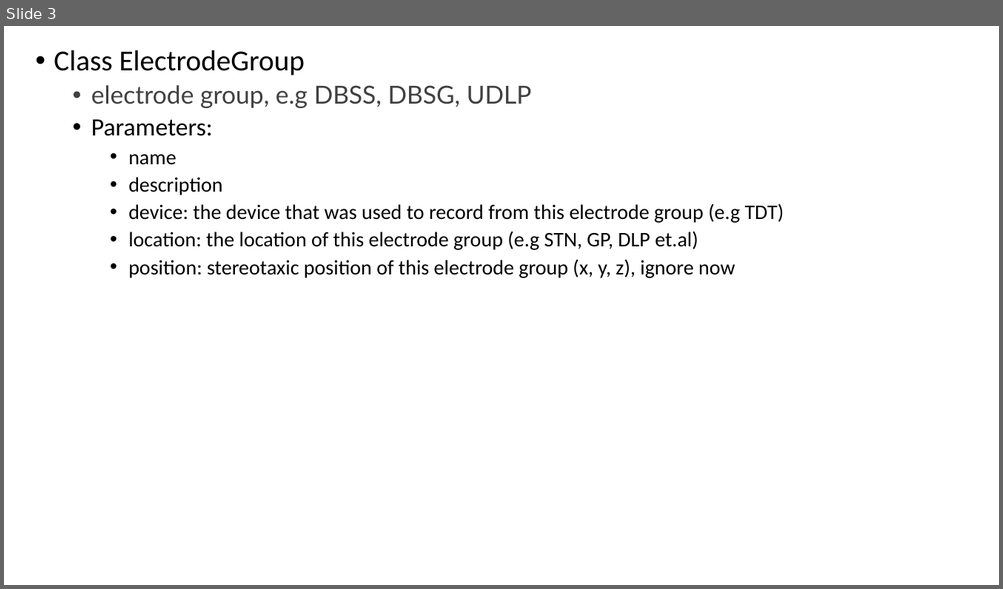
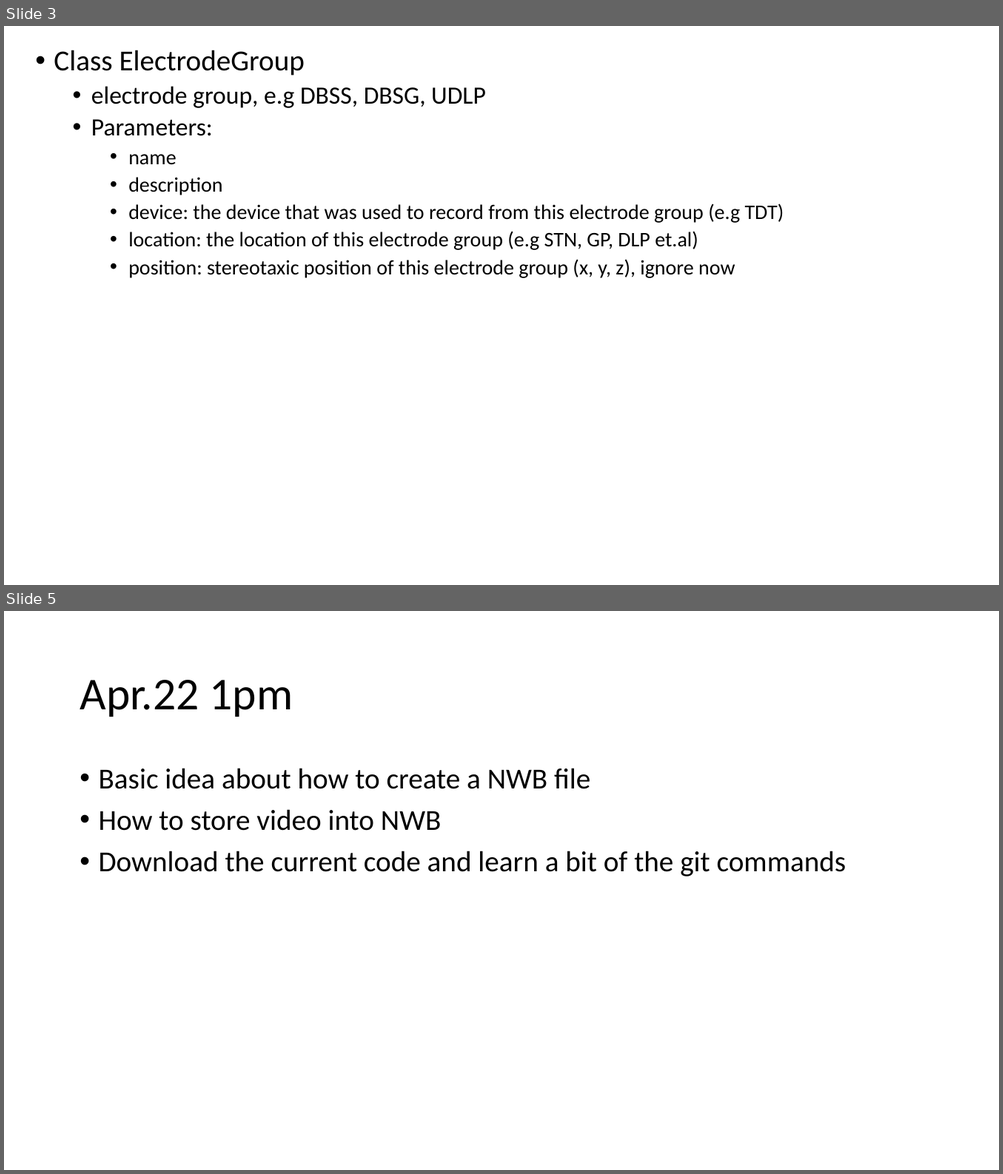
Before and after one commit to yangll0620/NMRCNWBStandardization, a slide deck: NWBUnderstanding.pptx. Shown one above the other, each under a label of ours: slide 3 before the commit, slides 3 and 5 after it; the slides between them are not shown. The pictures are 1003x589 and 1003x1174 pixels, drawn with LibreOffice and Linux fonts; fonts in the diff are those of the drawing. Boxes give left, top, right and bottom in pixels: in the first picture for what was removed or moved away, otherwise in the second. Text is boxed around its words. In the diff, an @@ line names an element or a change of style, - is before the commit and + after.

```diff
--- a/NWBUnderstanding.pptx
+++ b/NWBUnderstanding.pptx
@@ slide 5 added at [4, 611, 999, 1170], background #FFFFFF @@
@@ title added at [79, 680, 293, 717], 44 pt, text #000000 @@
+Apr.22 1pm
@@ text added at [99, 768, 846, 877], 28 pt, text #000000 @@
+• Basic idea about how to create a NWB file
+• How to store video into NWB
+• Download the current code and learn a bit of the git commands
@@ slide 3 changed as well @@
@@ text at [91, 86, 486, 108]: font Lato to Calibri, text colour #404040 to #000000 in "electrode group, e.g DBSS, DBSG, UDLP" @@
```
Also in this commit, not shown: 1 other slide changed, 1 other slide added.
